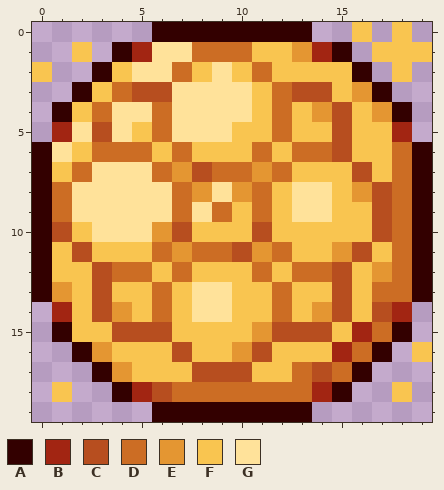
Two versions of one pixel-art sprite, assets/img/coin.png. Above is the file before it was changed.
The file is 20x20 pixels. Colours within 5 levels of each other are drawn and written as one.
Palette (. is transparent): A #330000  B #a22512  C #b74e1f  D #cc6d24  E #e49632  F #f9c550  G #ffe29a
Pixels before, first column x 0:
 0 ......AAAAAAAA..F.F.
 1 ..F.ABGGDDDFFEBA.FFF
 2 F..AFGGDFGFDFFFFA.F.
 3 ..AFDCCGGGGFDCCFEA..
 4 .AFDGGDGGGGFDFECFEA.
 5 .BGCGFDGGGFFDFFCFFB.
 6 AGFDDDFDFFFDFDDCFFDA
 7 AFDGGGDECDDEDFFFCFDA
 8 ADGGGGGDEGEDFGGFECDA
 9 ADGGGGGDGDFDFGGFFCDA
10 ACFGGGECFFFCFFFFFCDA
11 AFCFFFDEDDCEDFFECFDA
12 AFFCDDFDFFFDFDDCFEDA
13 AEFCFFDFGGFFDFFCFDDA
14 .BFCEFDFGGFFDFECFCB.
15 .AFFCCCFFFFECCCFBDA.
16 ..AEFFFCFFECFFFBDA.F
17 ...AEFFFCCCFFDCDA...
18 .F..ABCDDDDDDDBA..F.
19 ......AAAAAAAA......
New version:
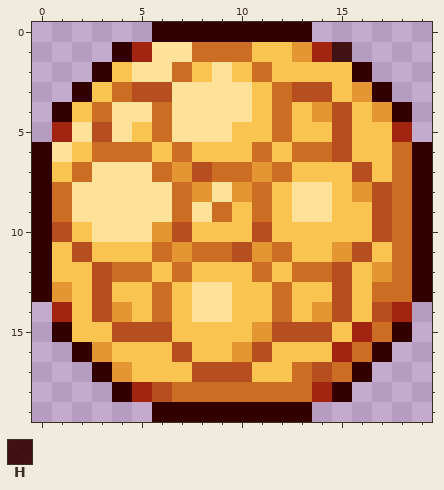
Colours new in this view: H #330000e6
Commit: Make coin circular
The edit:
Changed rows in their new state; - is an unchanged pixel.
first column x 0:
 0 ----------------.-.-
 1 --.------------H-...
 2 .-----------------.-
first column x 1:
16 ------------------.
18 .----------------.-
Where, in picture pixels (left, top, right, bottom), the same in both pictures:
changed: (332, 22, 432, 82)
erased: (32, 42, 92, 82)
erased: (392, 342, 432, 402)
erased: (52, 382, 72, 402)
